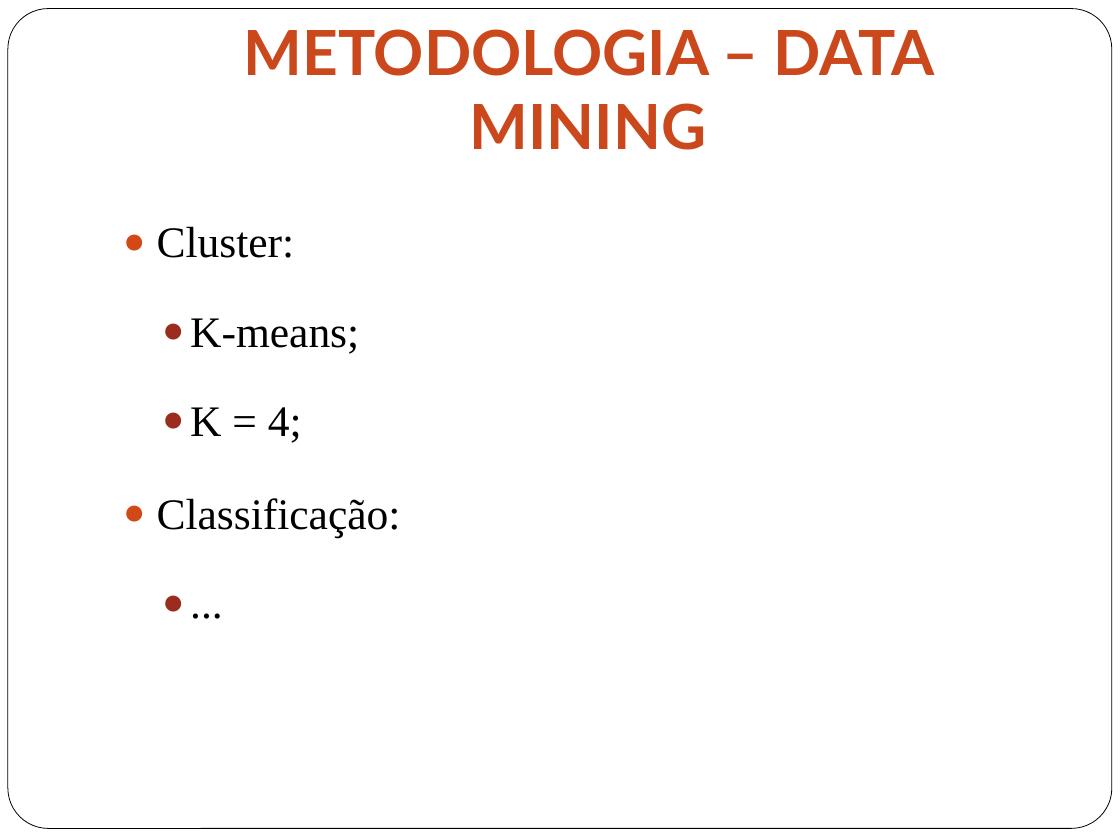
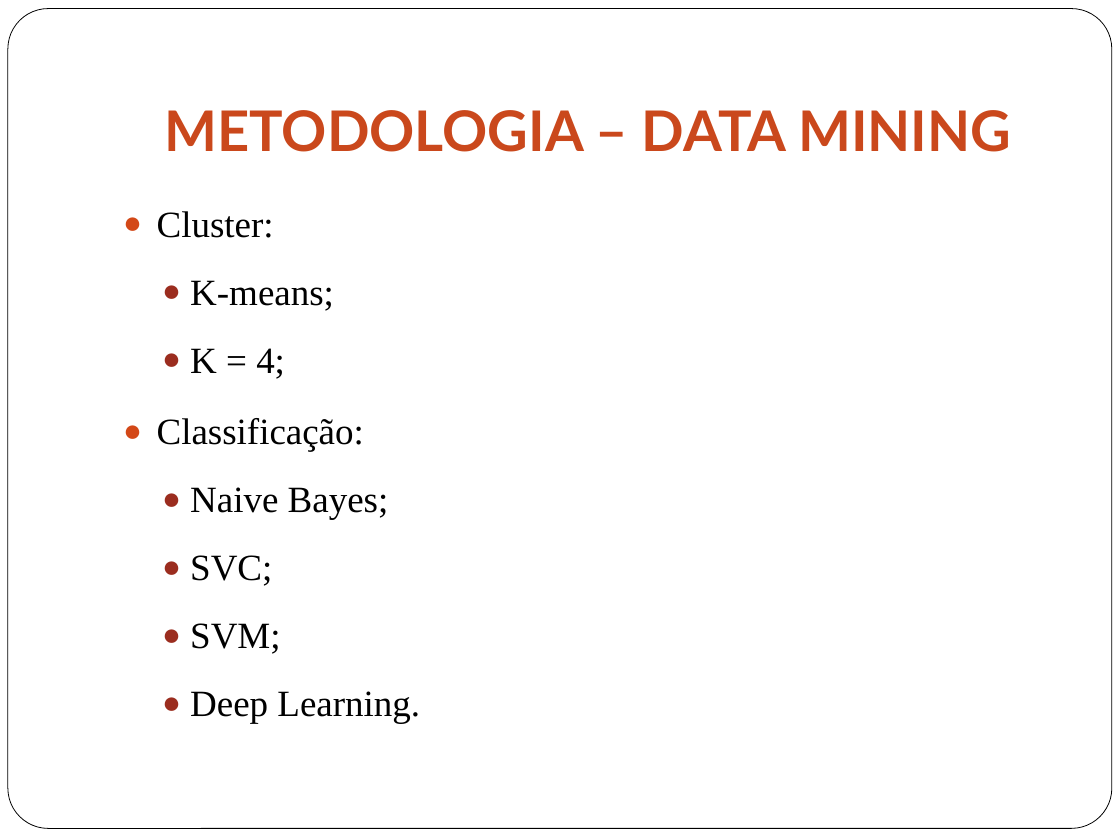
Before and after one commit to gabriellimagomes15/dsa, a slide deck: slide 22 of Apresentacao.pptx. Drawn at 1120x840 pixels with LibreOffice and Linux fonts; fonts in the diff are those of the drawing. Boxes give left, top, right and bottom in pixels: in the first picture for what was removed or moved away, otherwise in the second. Text is boxed around its words. In the diff, an @@ line names an element or a change of style, - is before the commit and + after.

```diff
--- a/Apresentacao.pptx
+++ b/Apresentacao.pptx
@@ title "METODOLOGIA – DATA MINING" at (x1=165, y1=110, x2=1011, y2=152): size 40 to 36 pt @@
@@ text at (x1=157, y1=211, x2=364, y2=452): size 28 to 23.8 pt in "Cluster:", "K-means;", "K = 4;", "Classificação:"; line spacing 1.6 to 1.4 @@
@@ text at (x1=190, y1=487, x2=420, y2=724): text changed; size 28 to 23.8 pt @@
-  ● ...
+  ● Naive Bayes;
+  ● SVC;
+  ● SVM;
+  ● Deep Learning.
```
Also in this commit, not shown: 6 other slides changed, 3 slides added, 1 slide removed, 2 other files.
